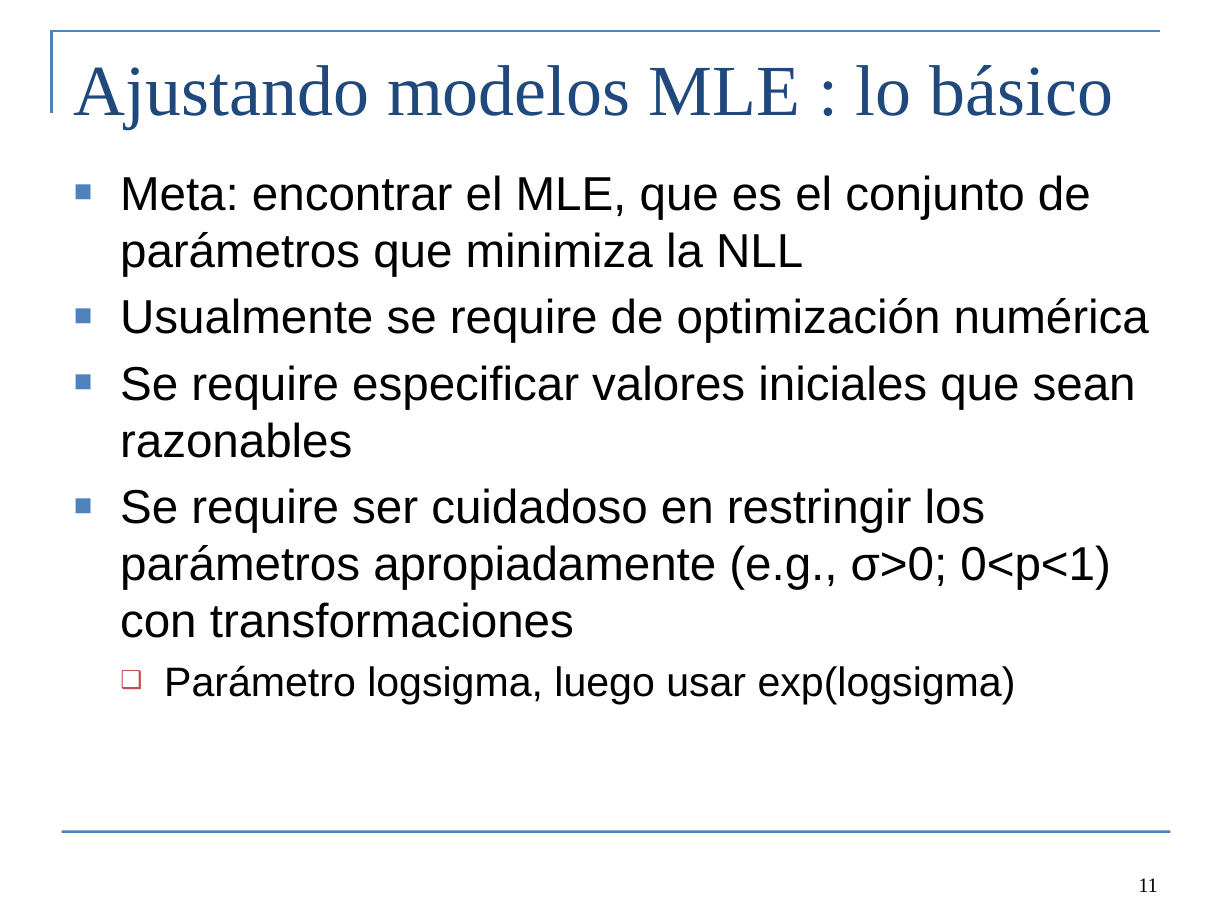
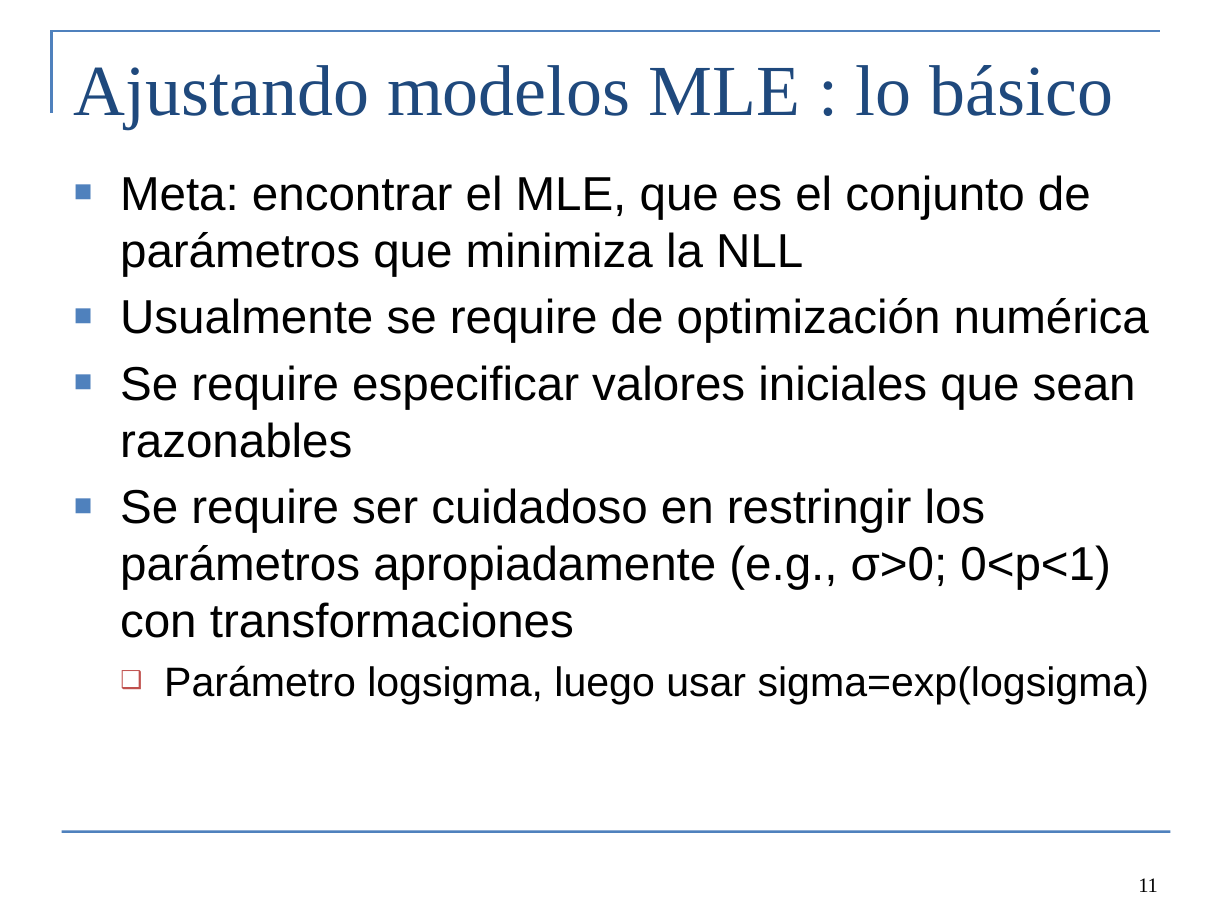
Before and after one commit to Cole-Monnahan-NOAA/tmb_workshop, a slide deck: slide 11 of day2/lecture2_maximum_likelihood_spa.pptx. Drawn at 1232x924 pixels with LibreOffice and Linux fonts; fonts in the diff are those of the drawing. Boxes give left, top, right and bottom in pixels: in the first picture for what was removed or moved away, otherwise in the second. Text is boxed around its words. In the diff, an @@ line names an element or a change of style, - is before the commit and + after.

```diff
--- a/day2/lecture2_maximum_likelihood_spa.pptx
+++ b/day2/lecture2_maximum_likelihood_spa.pptx
@@ text at [164, 665, 1149, 704]: text changed @@
-  ❑ Parámetro logsigma, luego usar exp(logsigma)
+  ❑ Parámetro logsigma, luego usar sigma=exp(logsigma)
```
Also in this commit, not shown: 5 other slides changed, 6 other files.
